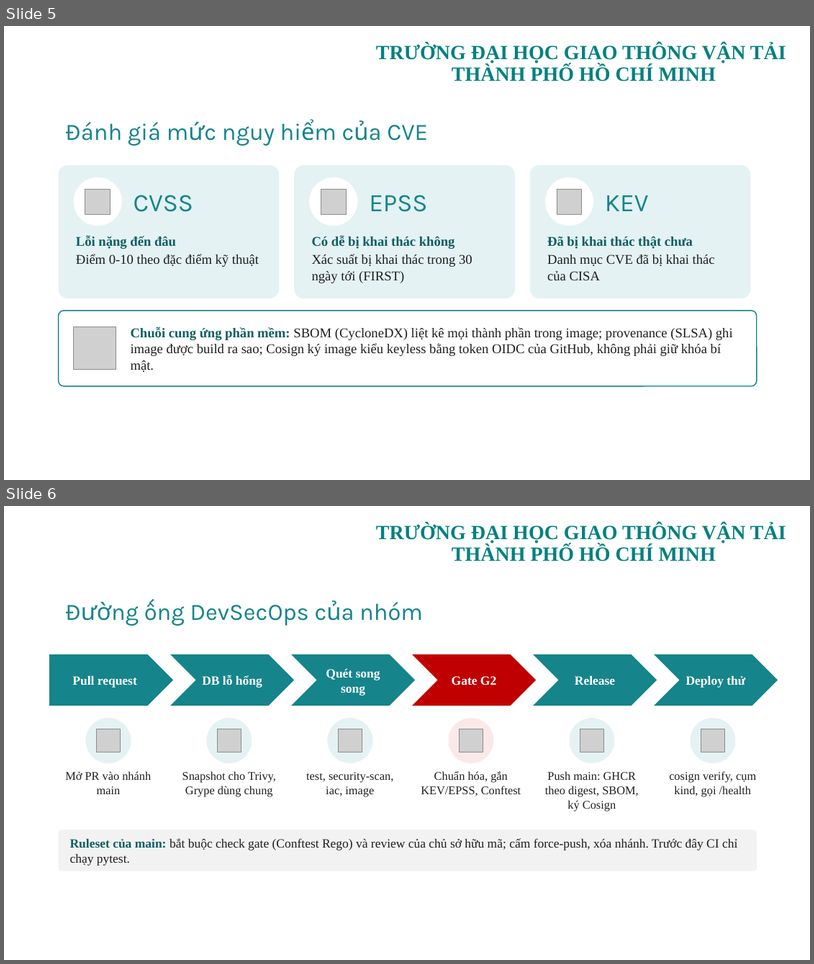
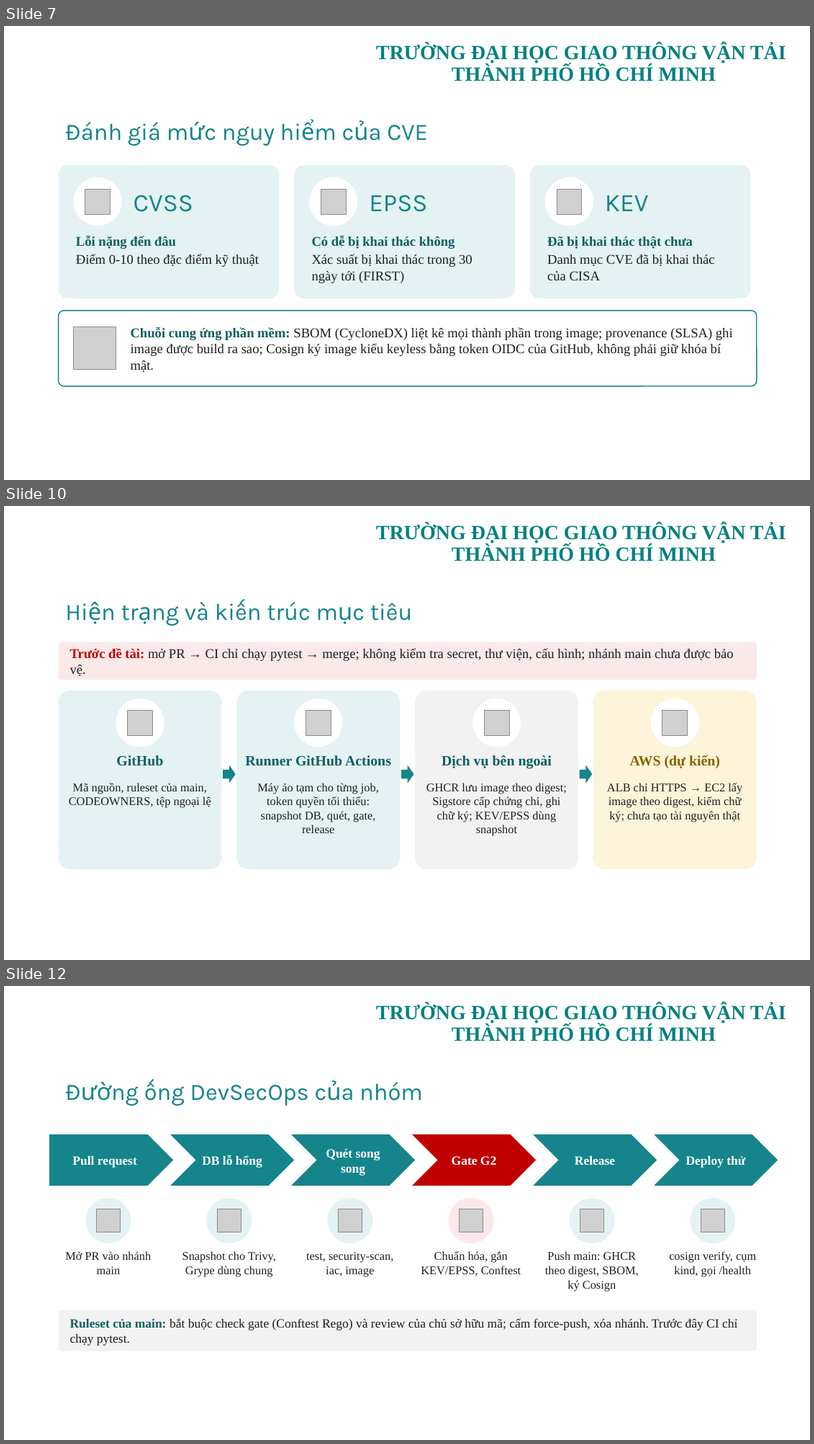
Before and after one commit to tranhuultai/012012303904_21_DevSecOps, a slide deck: PPTX/DeTai21_DevSecOps.pptx. Shown one above the other, each under a label of ours: slides 5 and 6 before the commit, slides 7, 10 and 12 after it; the slides between them are not shown. The pictures are 814x964 and 814x1444 pixels, drawn with LibreOffice and Linux fonts; fonts in the diff are those of the drawing; grey boxes stand for pictures; background and template pictures are left out. Boxes give left, top, right and bottom in pixels: in the first picture for what was removed or moved away, otherwise in the second. Text is boxed around its words. In the diff, an @@ line names an element or a change of style, - is before the commit and + after.

```diff
--- a/PPTX/DeTai21_DevSecOps.pptx
+++ b/PPTX/DeTai21_DevSecOps.pptx
@@ slide 10 added at (4, 506, 810, 960), background picture (left out); not listed: 1 template element that a slide beside it also shows @@
@@ title added at (185, 602, 413, 620), 28 pt, text #15848B @@
+Hiện trạng và kiến trúc mục tiêu
@@ rounded rectangle added at (59, 642, 757, 680), fill #FBE9E9 @@
@@ text added at (70, 648, 734, 676), 16 pt, text #1E1E1E @@
+Trước đề tài: mở PR → CI chỉ chạy pytest → merge; không kiểm tra secret, thư viện, cấu hình; nhánh main chưa được bảo vệ.
@@ rounded rectangle added at (59, 690, 221, 869), fill #E4F2F3 @@
@@ ellipse added at (116, 698, 165, 746), fill #FFFFFF @@
@@ rounded rectangle added at (237, 690, 400, 869), fill #E4F2F3 @@
@@ ellipse added at (294, 698, 343, 746), fill #FFFFFF @@
@@ rounded rectangle added at (415, 690, 579, 869), fill #F2F2F2 @@
@@ ellipse added at (473, 698, 521, 746), fill #FFFFFF @@
@@ rounded rectangle added at (594, 690, 757, 869), fill #FDF4D9 @@
@@ ellipse added at (651, 698, 700, 746), fill #FFFFFF @@
@@ picture added at (127, 710, 153, 735) @@
@@ picture added at (306, 710, 332, 735) @@
@@ picture added at (484, 710, 509, 735) @@
@@ picture added at (663, 710, 688, 735) @@
@@ text added at (116, 755, 163, 766), 17 pt, text #0E5E63, bold @@
+GitHub
@@ text added at (245, 755, 391, 766), 17 pt, text #0E5E63, bold @@
+Runner GitHub Actions
@@ text added at (442, 755, 552, 768), 17 pt, text #0E5E63, bold @@
+Dịch vụ bên ngoài
@@ text added at (630, 754, 720, 768), 17 pt, text #8A6000, bold @@
+AWS (dự kiến)
@@ text added at (69, 782, 211, 808), 14 pt, text #1E1E1E @@
+Mã nguồn, ruleset của main, CODEOWNERS, tệp ngoại lệ
@@ right arrow added at (223, 765, 236, 783), fill #15848B @@
@@ text added at (257, 782, 379, 833), 14 pt, text #1E1E1E @@
+Máy ảo tạm cho từng job, token quyền tối thiểu: snapshot DB, quét, gate, release
@@ right arrow added at (401, 765, 414, 783), fill #15848B @@
@@ text added at (427, 782, 567, 836), 14 pt, text #1E1E1E @@
+GHCR lưu image theo digest; Sigstore cấp chứng chỉ, ghi chữ ký; KEV/EPSS dùng snapshot
@@ right arrow added at (580, 765, 593, 783), fill #15848B @@
@@ text added at (607, 782, 743, 822), 14 pt, text #1E1E1E @@
+ALB chỉ HTTPS → EC2 lấy image theo digest, kiểm chữ ký; chưa tạo tài nguyên thật
@@ page number added at (574, 926, 756, 951), 12 pt, text #FFFFFF @@
+10
@@ what was slide 5 is now slide 7 @@
@@ what was slide 6 is now slide 12 @@
```
Also in this commit, not shown: 9 other slides added, 1 slide removed.
